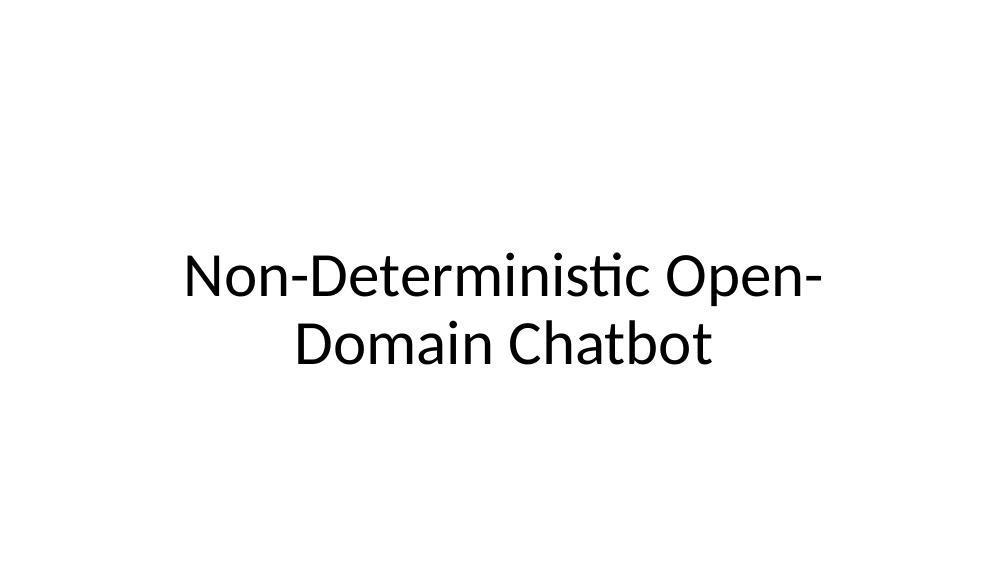
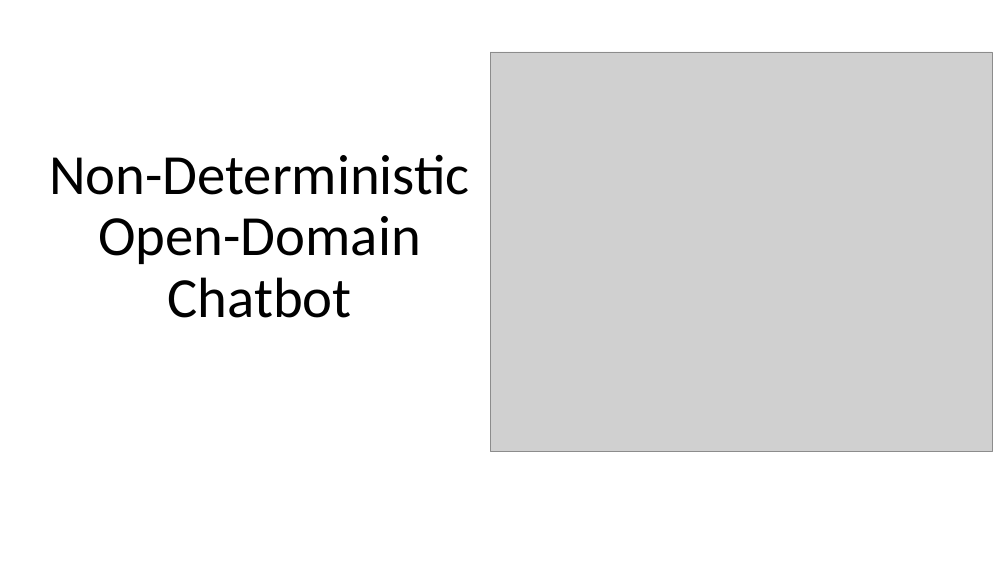
Before and after one commit to GPUPhobia/PaperReview, a slide deck: slide 1 of Proposal.pptx. Drawn at 1008x567 pixels with LibreOffice and Linux fonts; fonts in the diff are those of the drawing; grey boxes stand for pictures. Boxes give left, top, right and bottom in pixels: in the first picture for what was removed or moved away, otherwise in the second. Text is boxed around its words. In the diff, an @@ line names an element or a change of style, - is before the commit and + after.

```diff
--- a/Proposal.pptx
+++ b/Proposal.pptx
@@ picture added at box(490, 52, 992, 451) @@
@@ title "Non-Deterministic Open-Domain Chatbot": place and size @@
-title "Non-Deterministic Open-Domain Chatbot" at box(184, 252, 823, 365)
+title "Non-Deterministic Open-Domain Chatbot" at box(49, 155, 470, 318)
@@ title "Non-Deterministic Open-Domain Chatbot" at box(49, 155, 470, 318): size 60 to 54 pt @@
```
Also in this commit, not shown: 6 other slides changed, 4 slides added, 3 slides removed.
